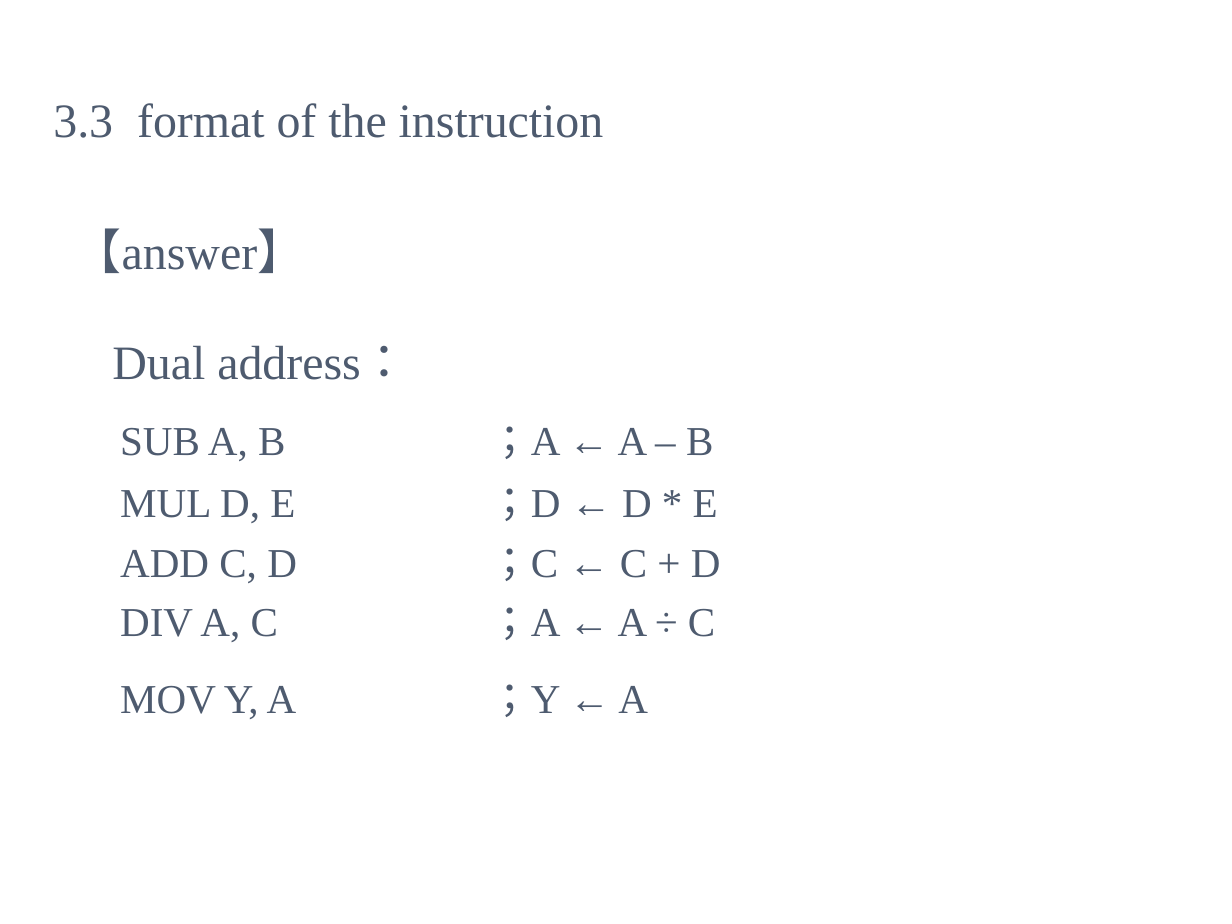
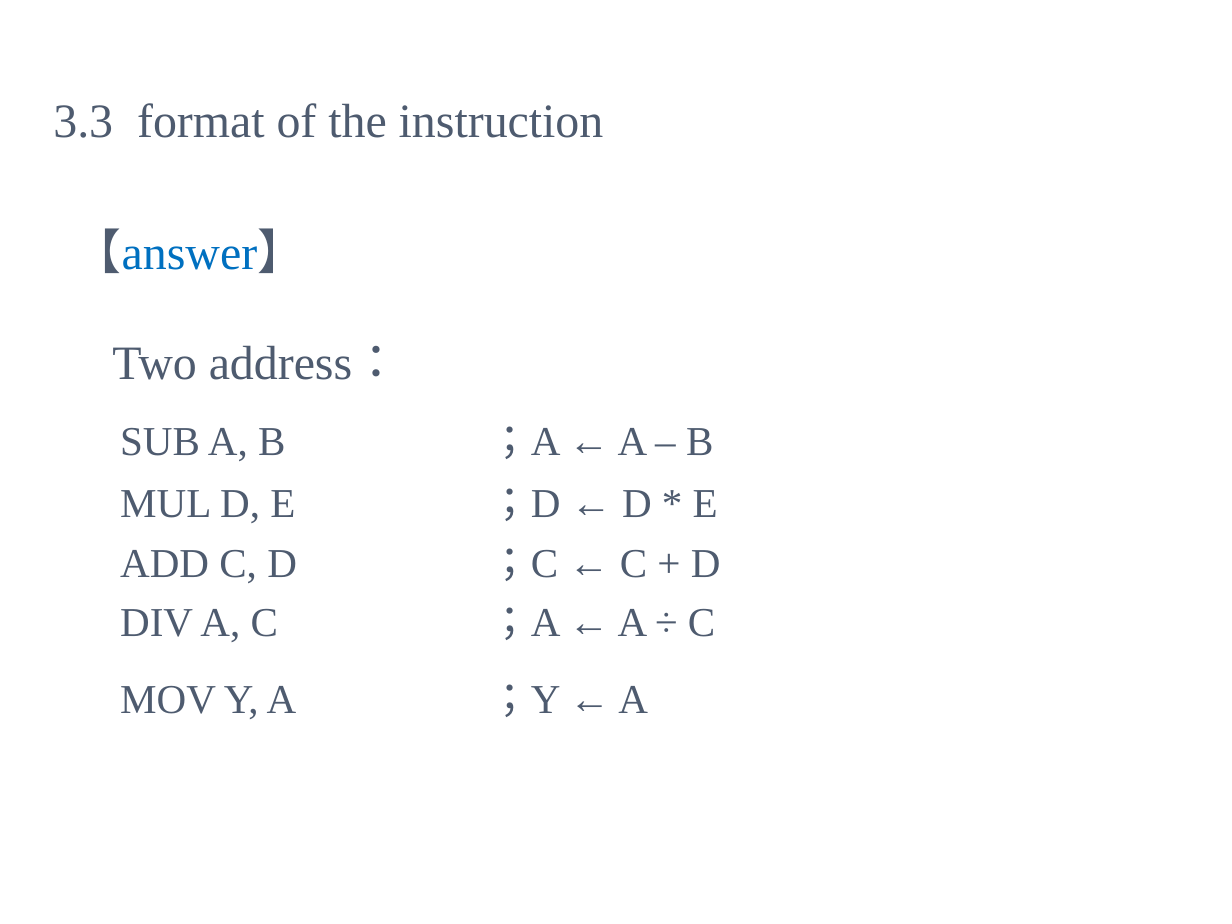
Before and after one commit to kevincdj3269-hash/CLASS-Comptuer-Architecture-, a slide deck: slide 58 of Course/ch03.ppt. Drawn at 1232x924 pixels with LibreOffice and Linux fonts; fonts in the diff are those of the drawing; background and template pictures are left out. Boxes give left, top, right and bottom in pixels: in the first picture for what was removed or moved away, otherwise in the second. Text is boxed around its words. In the diff, an @@ line names an element or a change of style, - is before the commit and + after.

```diff
--- a/Course/ch03.ppt
+++ b/Course/ch03.ppt
@@ text at (74, 228, 305, 273): text colour #4E5B6F to #0070C0 in "【answer】" @@
@@ text at (112, 345, 400, 380): text changed @@
-Dual address：
+Two address：
```
Also in this commit, not shown: 41 other slides changed.
